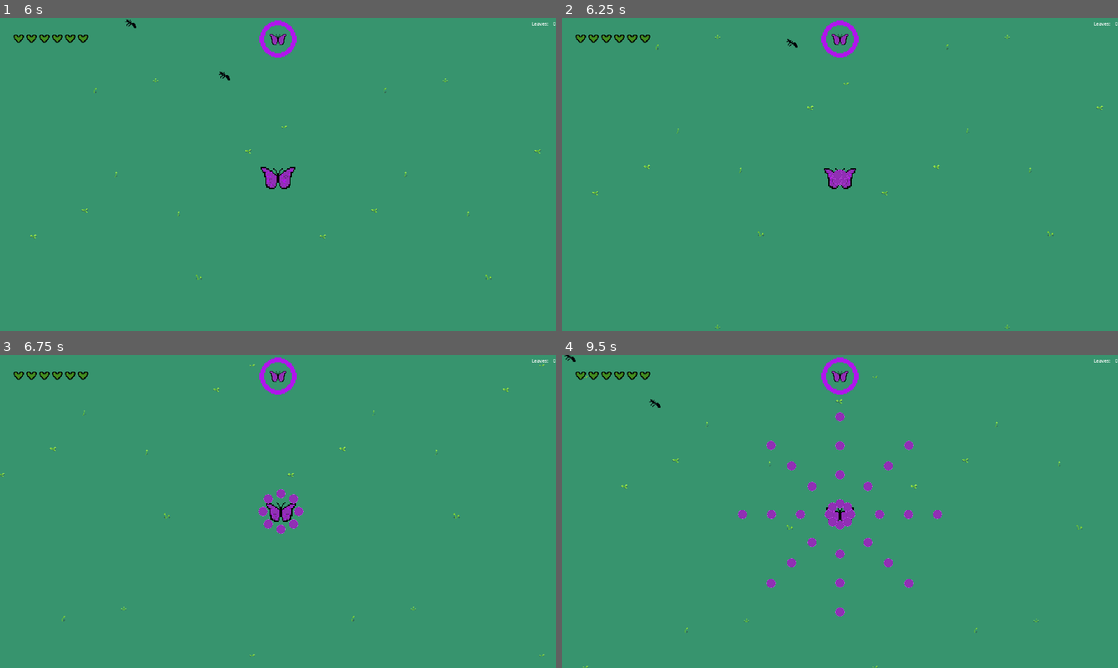
Above: before the commit, frames 1-4 (two rows, left to right).
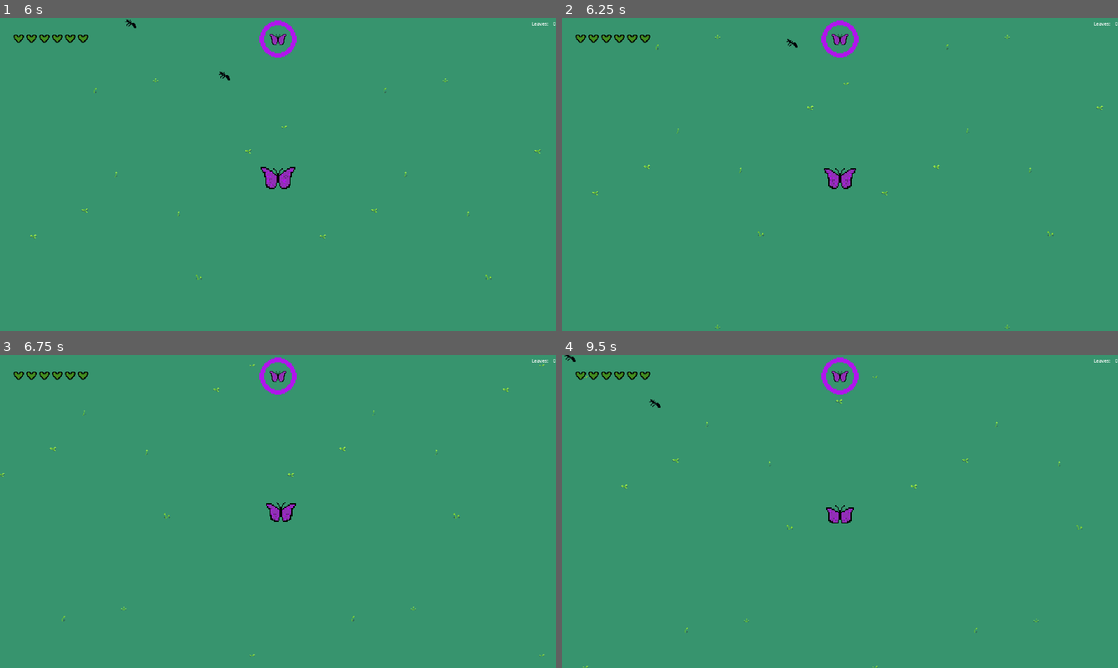
Above: after the commit, the same moments.

Repository: Armand-Alvarez/metamorphosis---jam-77
Game: Godot game, scene res://src/scenes/main.tscn
Two runs of this game, one before a commit and one after it. Both use one fixed random seed, a clock stepped at 60 frames per second and the inputs below.
Inputs (mouse positions are in pixels of both pictures, inside the frame that each line leads up to):
- Up to frame 1 (6 s): click "Start" at 0.5 s; tap Enter at 1.25 s; move the mouse to (400, 158) at 1.27 s; press the mouse at (400, 158) at 1.28 s; hold D (move_right) 1.28-2.03 s; move the mouse to (166, 190) at 2.02 s; release the mouse at (166, 190) at 2.03 s; hold S (move_down) 2.03-2.78 s; tap M (spawn_mob) at 2.1, 4.35 s; move the mouse to (333, 105) at 2.77 s; hold D (move_right) 2.78-3.53 s; tap Space (ultimate) at 2.85, 5.1 s; move the mouse to (250, 237) at 3.52 s; hold W (move_up) 3.53-4.28 s; click (250, 237) at 3.6 s; move the mouse to (444, 221) at 4.27 s; hold A (move_left) 4.28-5.78 s; move the mouse to (111, 127) at 5.02 s; move the mouse to (305, 174) at 5.77 s; press the mouse at (305, 174) at 5.78 s; hold S (move_down) from 5.78 s (still down)
- Up to frame 2 (6.25 s): keep holding S (move_down)
- Up to frame 3 (6.75 s): move the mouse to (194, 433) at 6.52 s; release S (move_down) at 6.53 s; release the mouse at (194, 433) at 6.53 s; hold D (move_right) from 6.53 s (still down); tap M (spawn_mob) at 6.6 s
- Up to frame 4 (9.5 s): move the mouse to (962, 495) at 7.27 s; release D (move_right) at 7.28 s; hold W (move_up) 7.28-8.03 s; tap Space (ultimate) at 7.35 s; move the mouse to (728, 527) at 8.02 s; hold D (move_right) 8.03-8.78 s; click (728, 527) at 8.1 s; move the mouse to (895, 442) at 8.77 s; hold S (move_down) from 8.78 s (still down); tap M (spawn_mob) at 8.85 s

Frame 1 is identical in both runs. In frame 2, less than 0.1% of the frame differs, in the area x 48-52%, y 48-54%; in frame 3, 0.3%; in frame 4, 1.1%, in the area x 31-69%, y 18-84%.
Error after the commit: Invalid access to property or key 'position' on a base object of type 'null instance'. (res://src/scripts/butterfly.gd:66)

Commit message:
Moved butterfly animated sprite to bottom of tree so it comes out on top, now spawn projectiles in Node2D that is drawn before the butterfly so the butterfly always appears on top

Diff:
--- a/src/scenes/butterfly.tscn
+++ b/src/scenes/butterfly.tscn
@@ -74,12 +74,6 @@
 
 [node name="AnimationPlayer" type="AnimationPlayer" parent="."]
 
-[node name="AnimatedSprite2D" type="AnimatedSprite2D" parent="."]
-scale = Vector2(4, 4)
-sprite_frames = SubResource("SpriteFrames_m37wb")
-autoplay = "default"
-frame_progress = 0.851235
-
 [node name="CollisionShape2D" type="CollisionPolygon2D" parent="."]
 position = Vector2(-19.5, -7.5)
 polygon = PackedVector2Array(-35.5, -24.5, -10.5, 45.5, 4.5, 45.5, 34.5, 45.5, 49.5, 45.5, 74.5, -24.5, 62.5, -24.5, -25.5, -24.5)
@@ -121,13 +115,16 @@
 position = Vector2(0, 1)
 polygon = PackedVector2Array(-56, -34, -31, 38, 31, 38, 56, -34)
 
-[node name="Camera2D" type="Camera2D" parent="."]
-enabled = false
-position_smoothing_enabled = true
-position_smoothing_speed = 7.0
-
 [node name="ExistenceTimer" type="Timer" parent="."]
 one_shot = true
+
+[node name="Projectiles" type="Node2D" parent="."]
+
+[node name="AnimatedSprite2D" type="AnimatedSprite2D" parent="."]
+scale = Vector2(4, 4)
+sprite_frames = SubResource("SpriteFrames_m37wb")
+autoplay = "default"
+frame_progress = 0.851235
 
 [connection signal="timeout" from="MarkerUpdateTimer" to="." method="_on_marker_update_timer_timeout"]
 [connection signal="timeout" from="AttackTimer" to="." method="_on_attack_timer_timeout"]
